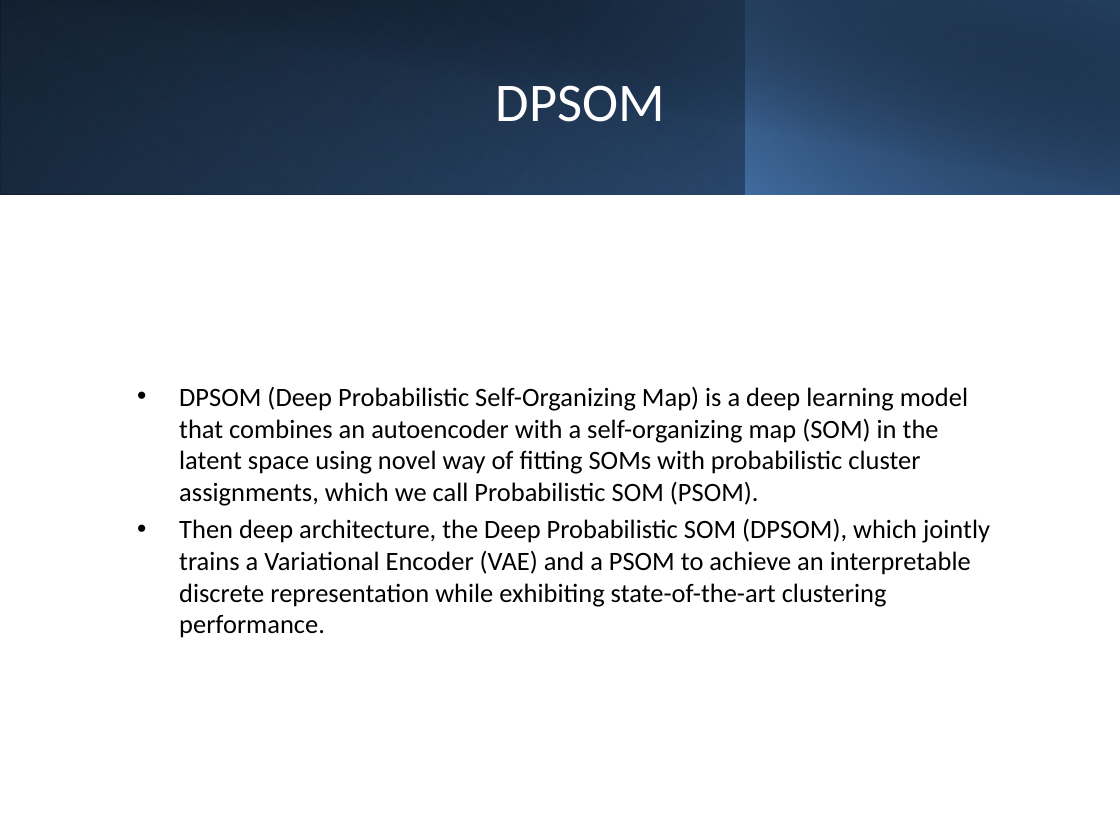
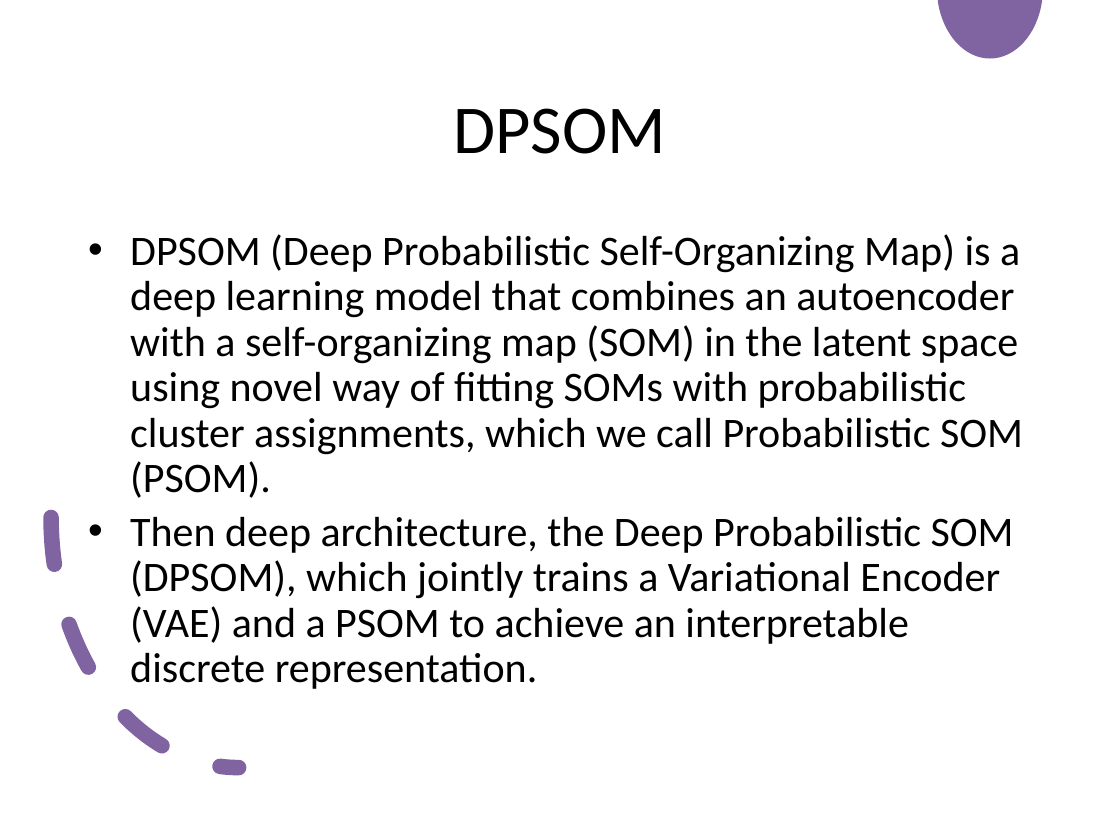
Before and after one commit to vaibhavait04/dlh2025_T_DPSOM_final_project, a slide deck: slide 11 of assignment_steps/T-DPSOM_Presentation.pptx (slide 12 before the commit). Drawn at 1120x840 pixels with LibreOffice and Linux fonts; fonts in the diff are those of the drawing. Boxes give left, top, right and bottom in pixels: in the first picture for what was removed or moved away, otherwise in the second. Text is boxed around its words. In the diff, an @@ line names an element or a change of style, - is before the commit and + after.

```diff
--- a/assignment_steps/T-DPSOM_Presentation.pptx
+++ b/assignment_steps/T-DPSOM_Presentation.pptx
@@ rectangle removed at (0, 0, 1120, 195) @@
@@ rectangle removed at (0, 0, 746, 195) @@
@@ rectangle removed at (43, 0, 1120, 196) @@
@@ rectangle removed at (746, 0, 1120, 195) @@
@@ freeform shape added at (937, 0, 1042, 58), fill #8064A2 @@
@@ title "DPSOM": place and size @@
-title "DPSOM" at (496, 85, 665, 122)
+title "DPSOM" at (454, 108, 667, 154)
@@ title "DPSOM" at (454, 108, 667, 154): size 35 to 44 pt, text colour #FFFFFF to #000000 @@
@@ text "DPSOM (Deep Probabilistic Self-Organizing Map) ...": place and size @@
-text "DPSOM (Deep Probabilistic Self-Organizing Map) ..." at (179, 387, 990, 638)
+text "DPSOM (Deep Probabilistic Self-Organizing Map) ..." at (130, 234, 1023, 689)
@@ text "DPSOM (Deep Probabilistic Self-Organizing Map) ..." at (130, 234, 1023, 689): vertical alignment middle to top @@
@@ text at (130, 234, 1023, 498): size 17 to 27 pt in "DPSOM (Deep Probabilistic Self-Organizing Map) is a ..."; line spacing 1 to 0.9; more space between paragraphs @@
@@ arc (boxed as its full ellipse) added at (52, 268, 427, 768), outline #8064A2 10 pt dashed @@
@@ text at (130, 516, 1014, 689): text changed; size 17 to 27 pt @@
-• Then deep architecture, the Deep Probabilistic SOM (DPSOM), which jointly trains a Variational Encoder (VAE) and a PSOM to achieve an interpretable discrete representation while exhibiting state-of-the-art clustering performance.
+• Then deep architecture, the Deep Probabilistic SOM (DPSOM), which jointly trains a Variational Encoder (VAE) and a PSOM to achieve an interpretable discrete representation.
```
Also in this commit, not shown: 5 other slides changed, 2 slides removed, 2 other files.
